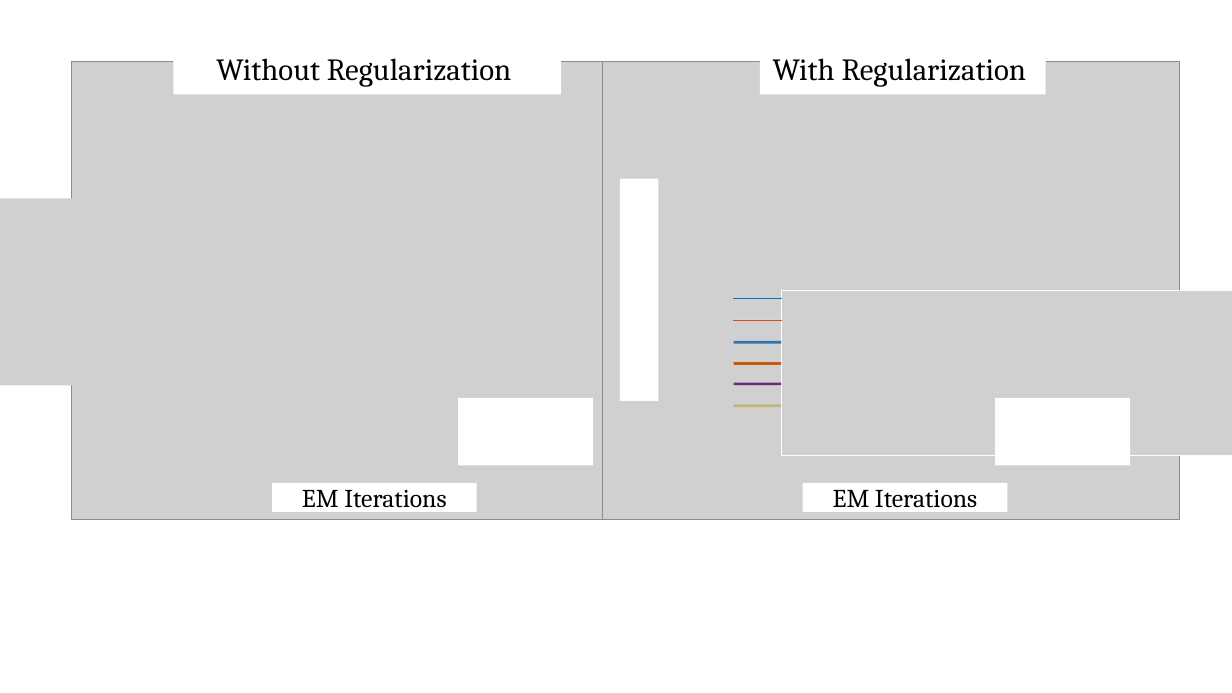
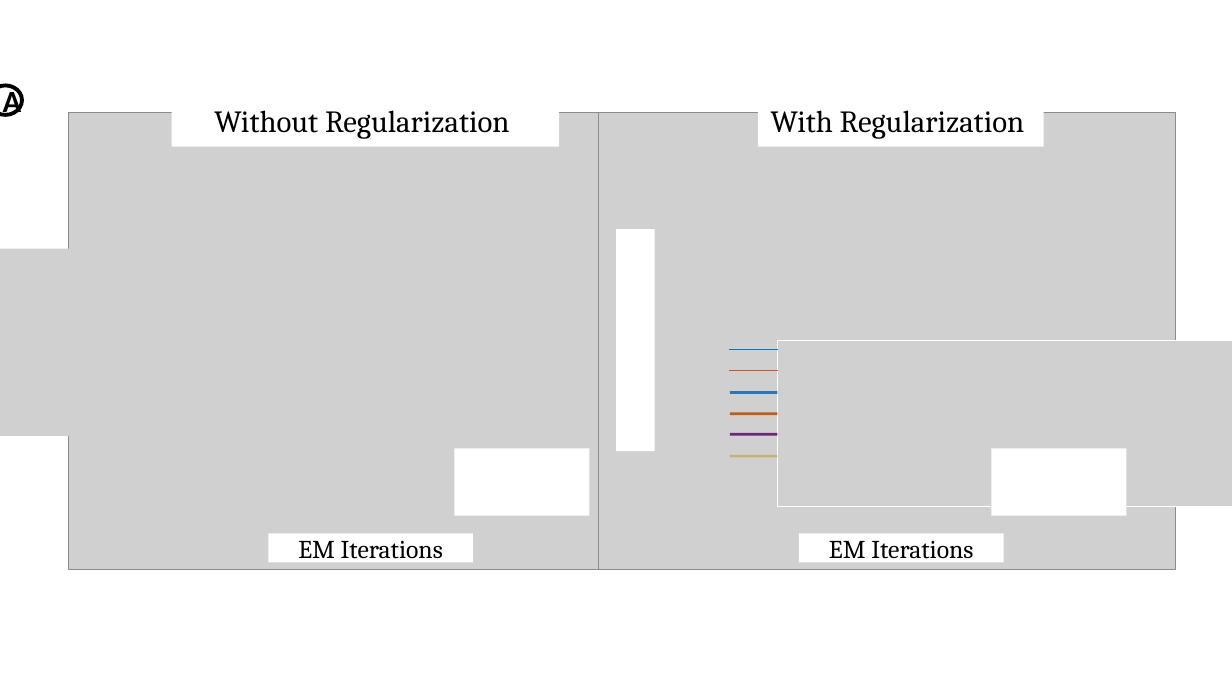
Before and after one commit to David-Taub/HOP-HMM, a slide deck: slide 3 of Help/Figures3.pptx. Drawn at 1232x693 pixels with LibreOffice and Linux fonts; fonts in the diff are those of the drawing; grey boxes stand for pictures. Boxes give left, top, right and bottom in pixels: in the first picture for what was removed or moved away, otherwise in the second. Text is boxed around its words. In the diff, an @@ line names an element or a change of style, - is before the commit and + after.

```diff
--- a/Help/Figures3.pptx
+++ b/Help/Figures3.pptx
@@ ellipse added at box(0, 85, 22, 115), outline #000000 3 pt, 24 pt, text #000000, bold @@
+A
@@ rectangle "Without Regularization": place and size @@
-rectangle "Without Regularization" at box(174, 42, 561, 94)
+rectangle "Without Regularization" at box(172, 94, 559, 147)
@@ rectangle "With Regularization": place and size @@
-rectangle "With Regularization" at box(760, 42, 1045, 94)
+rectangle "With Regularization" at box(758, 94, 1043, 147)
@@ 12 rectangles, 4 pictures: place and size @@
-12 rectangles, 4 pictures at box(0, 54, 1232, 526)
+12 rectangles, 4 pictures at box(0, 104, 1232, 576)
```
Also in this commit, not shown: 3 other slides changed, 1 slide added, 7 other files.
